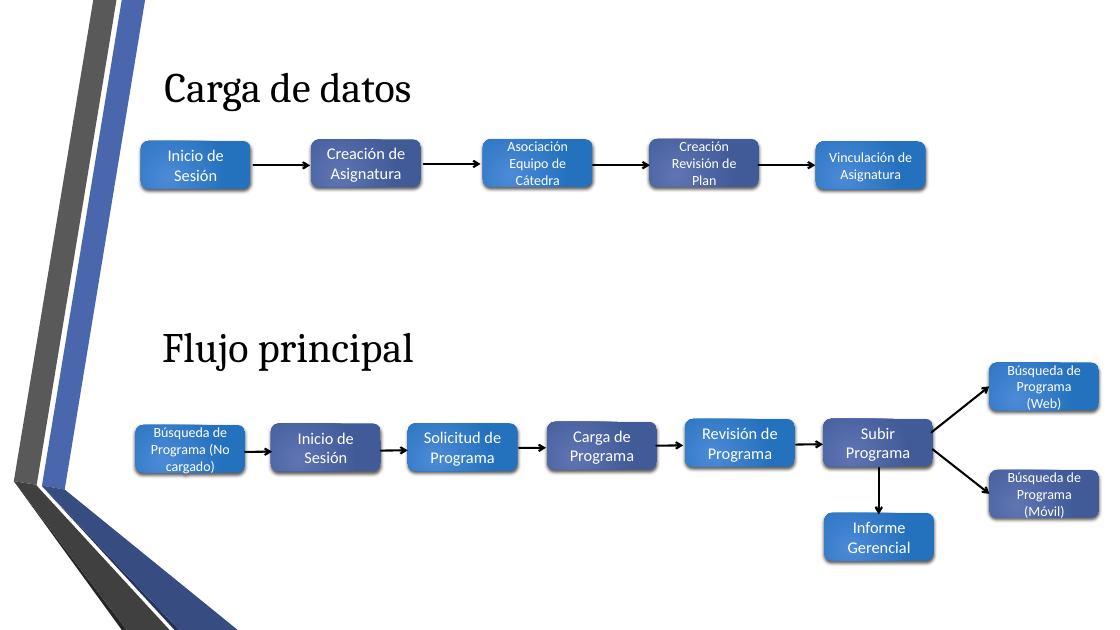
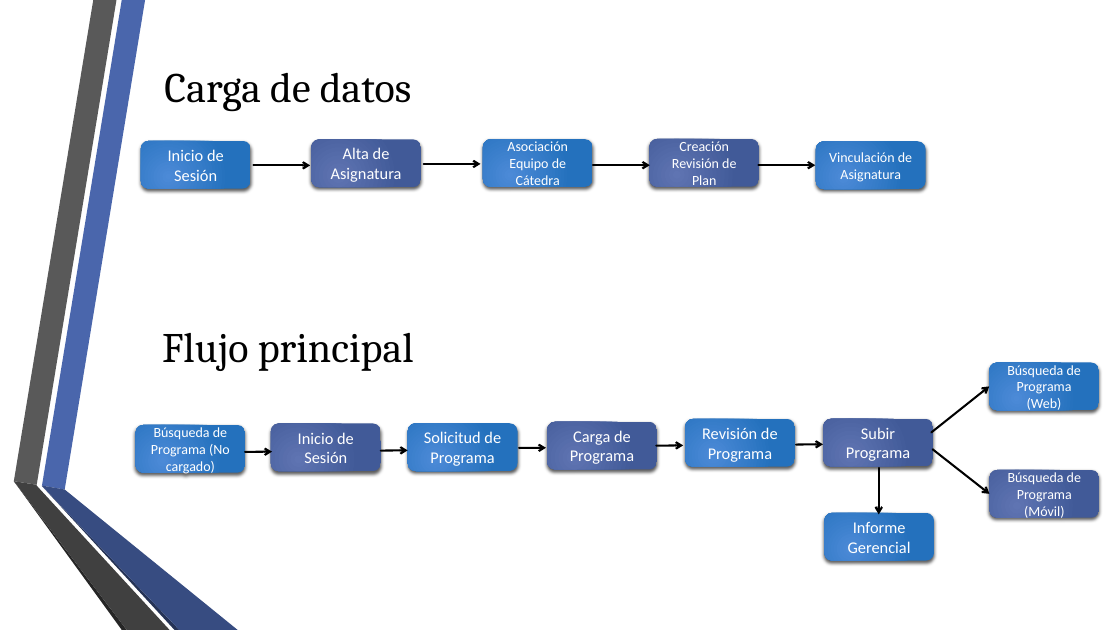
Before and after one commit to fge23/Sistema-VASPA, a slide deck: slide 32 of Presentaciones/Presentación VASPA - Diciembre 2020 - Examen Final/Presentación VASPA - Diciembre 2020 - Examen Final.pptx. Drawn at 1120x630 pixels with LibreOffice and Linux fonts; fonts in the diff are those of the drawing; background and template pictures are left out. Boxes give left, top, right and bottom in pixels: in the first picture for what was removed or moved away, otherwise in the second. Text is boxed around its words. In the diff, an @@ line names an element or a change of style, - is before the commit and + after.

```diff
--- a/Presentaciones/Presentación VASPA - Diciembre 2020 - Examen Final/Presentación VASPA - Diciembre 2020 - Examen Final.pptx
+++ b/Presentaciones/Presentación VASPA - Diciembre 2020 - Examen Final/Presentación VASPA - Diciembre 2020 - Examen Final.pptx
@@ text in rounded rectangle at <box>331,147,402,182</box>: text changed @@
-Creación de Asignatura
+Alta de Asignatura
```
Also in this commit, not shown: 3 other slides changed, 10 other files.
